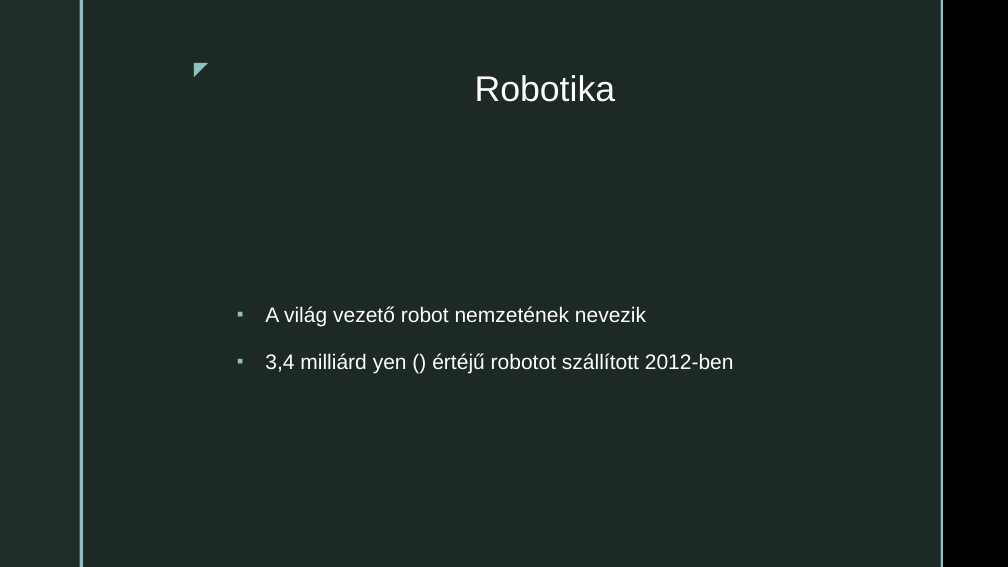
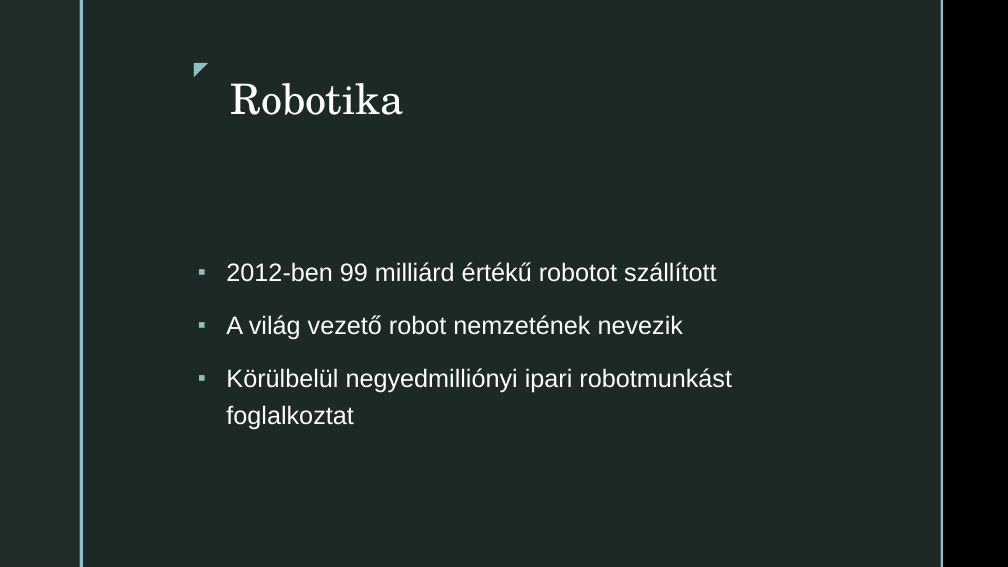
Before and after one commit to tsolya/ikt-ppt, a slide deck: slide 3 of Japán technológia.pptx (slide 4 before the commit). Drawn at 1008x567 pixels with LibreOffice and Linux fonts; fonts in the diff are those of the drawing; background and template pictures are left out. Boxes give left, top, right and bottom in pixels: in the first picture for what was removed or moved away, otherwise in the second. Text is boxed around its words. In the diff, an @@ line names an element or a change of style, - is before the commit and + after.

```diff
--- a/Japán technológia.pptx
+++ b/Japán technológia.pptx
@@ title "Robotika": place and size @@
-title "Robotika" at box(475, 75, 616, 102)
+title "Robotika" at box(230, 83, 403, 115)
@@ title "Robotika" at box(230, 83, 403, 115): size 34 to 40 pt, font Arial to TeX Gyre Schola @@
@@ text "2012-ben 99 milliárd értékű robotot ...": place and size @@
-text "2012-ben 99 milliárd értékű robotot ..." at box(265, 306, 734, 373)
+text "2012-ben 99 milliárd értékű robotot ..." at box(226, 262, 732, 429)
@@ text at box(226, 262, 716, 282): paragraph added @@
+▪ 2012-ben 99 milliárd értékű robotot szállított
@@ text at box(226, 315, 683, 340): size 20 to 24 pt in "A világ vezető robot nemzetének nevezik" @@
@@ text at box(226, 368, 732, 429): text changed; size 20 to 24 pt @@
-▪ 3,4 milliárd yen () értéjű robotot szállított 2012-ben
+▪ Körülbelül negyedmilliónyi ipari robotmunkást foglalkoztat
```
Also in this commit, not shown: 2 other slides changed, 4 slides added, 2 slides removed.
